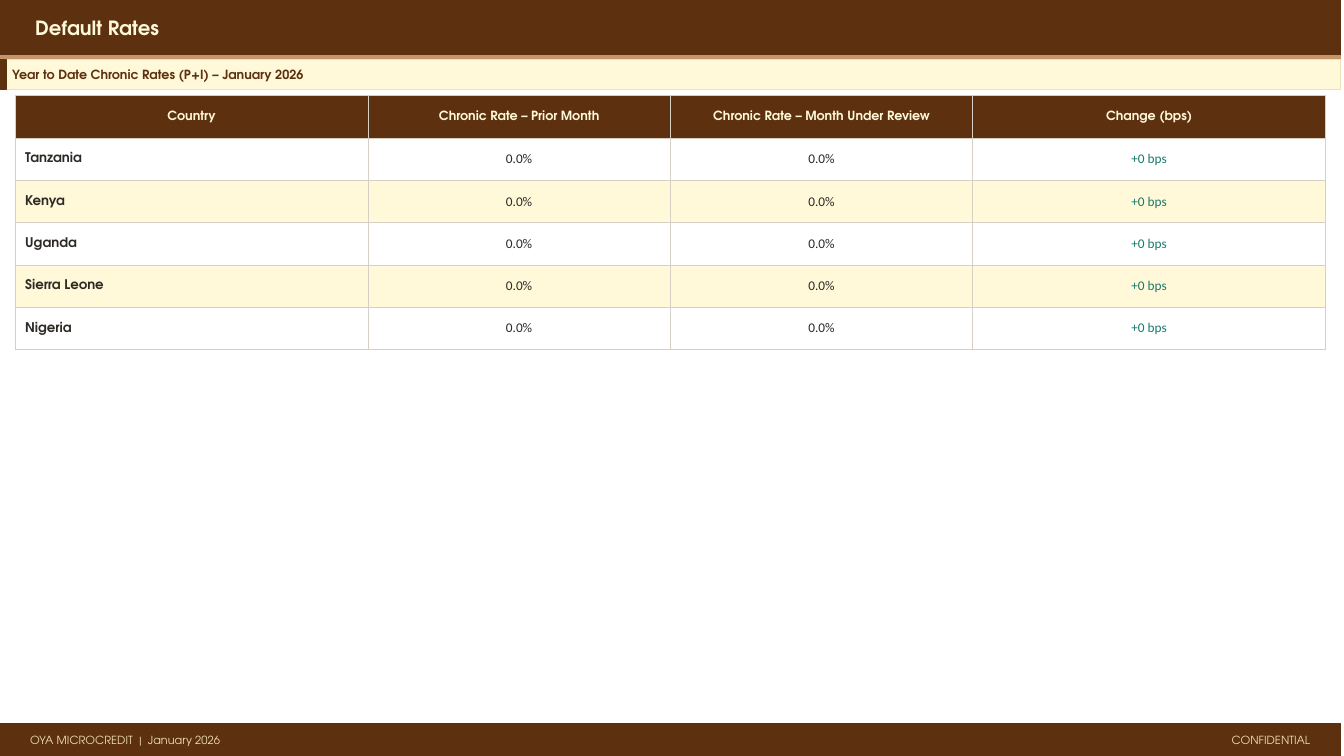
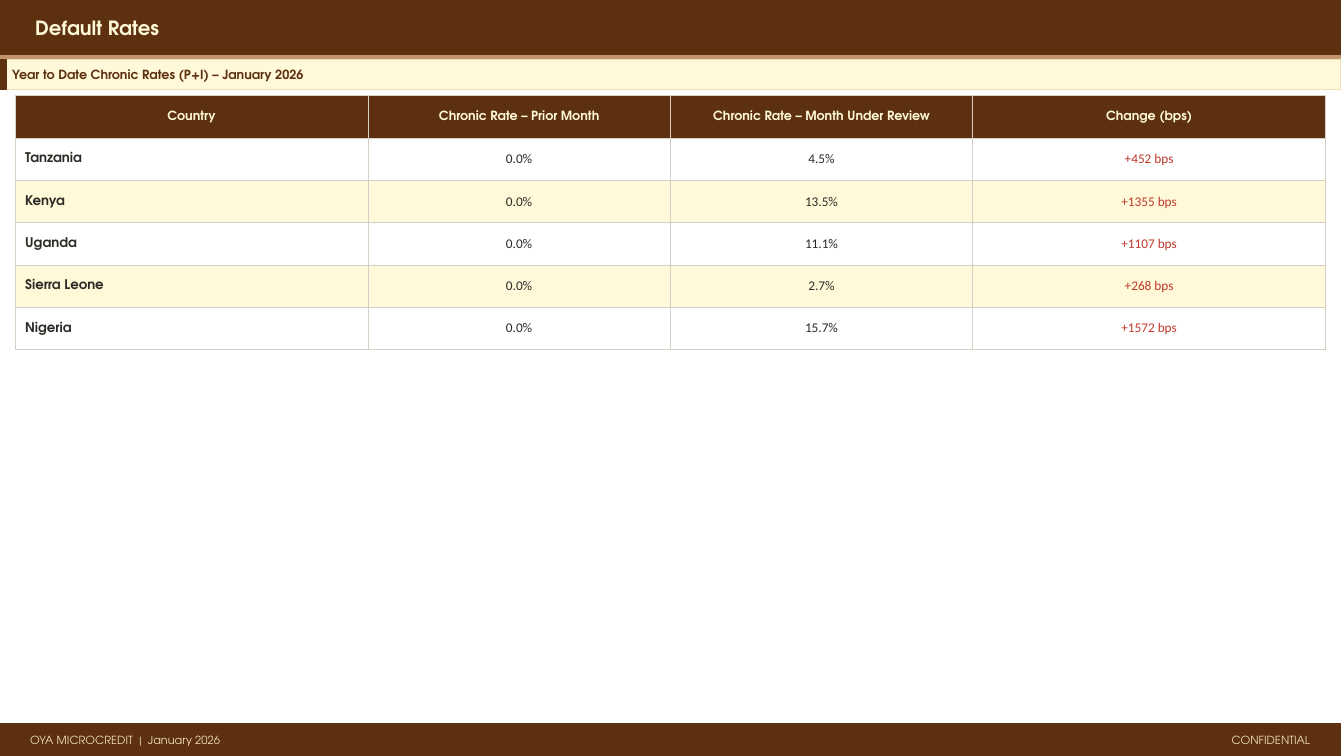
Before and after one commit to ikyei/oya-monthly, a slide deck: slide 7 of reports/2026-01.pptx. Drawn at 1344x756 pixels with LibreOffice and Linux fonts; fonts in the diff are those of the drawing. Boxes give left, top, right and bottom in pixels: in the first picture for what was removed or moved away, otherwise in the second. Text is boxed around its words. In the diff, an @@ line names an element or a change of style, - is before the commit and + after.

```diff
--- a/reports/2026-01.pptx
+++ b/reports/2026-01.pptx
@@ table at (15,96,1326,339) @@
-row 2, column 3: 0.0%
+row 2, column 3: 4.5%
-row 2, column 4: +0 bps
+row 2, column 4: +452 bps
-row 3, column 3: 0.0%
+row 3, column 3: 13.5%
-row 3, column 4: +0 bps
+row 3, column 4: +1355 bps
-row 4, column 3: 0.0%
+row 4, column 3: 11.1%
-row 4, column 4: +0 bps
+row 4, column 4: +1107 bps
-row 5, column 3: 0.0%
+row 5, column 3: 2.7%
-row 5, column 4: +0 bps
+row 5, column 4: +268 bps
-row 6, column 3: 0.0%
+row 6, column 3: 15.7%
-row 6, column 4: +0 bps
+row 6, column 4: +1572 bps
```
Also in this commit, not shown: 2 other slides changed, 1 other file.
